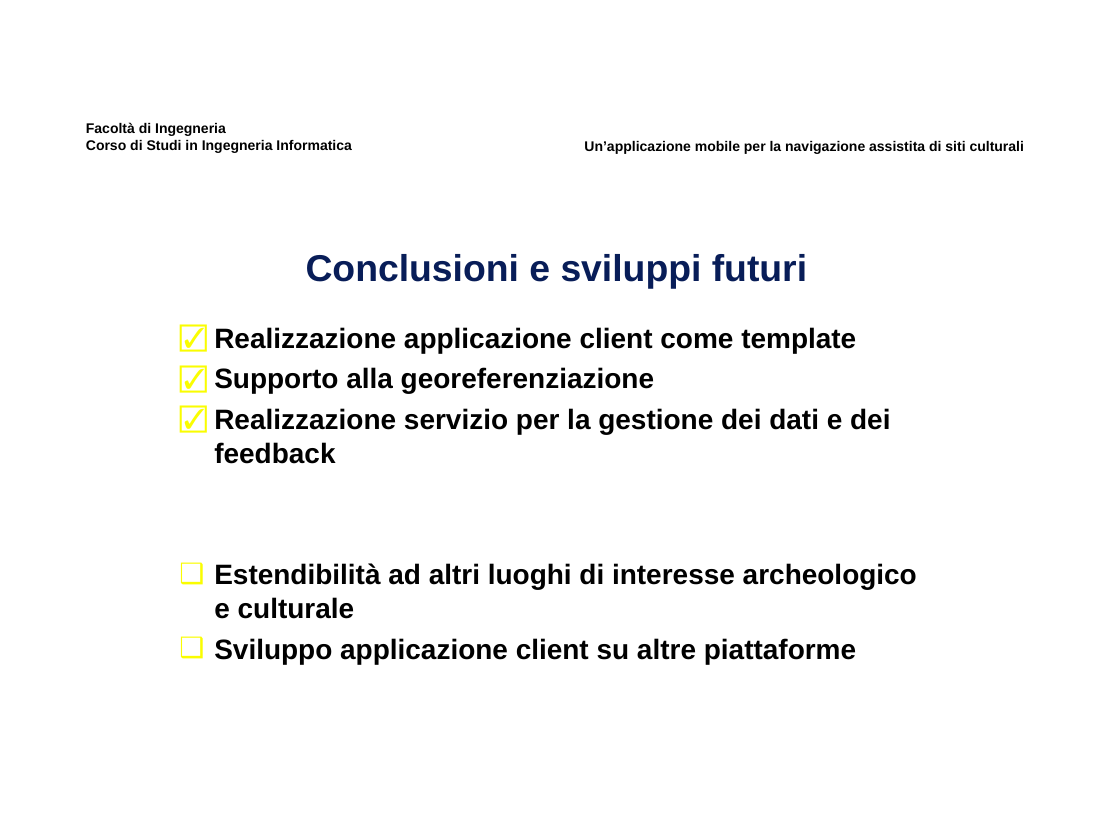
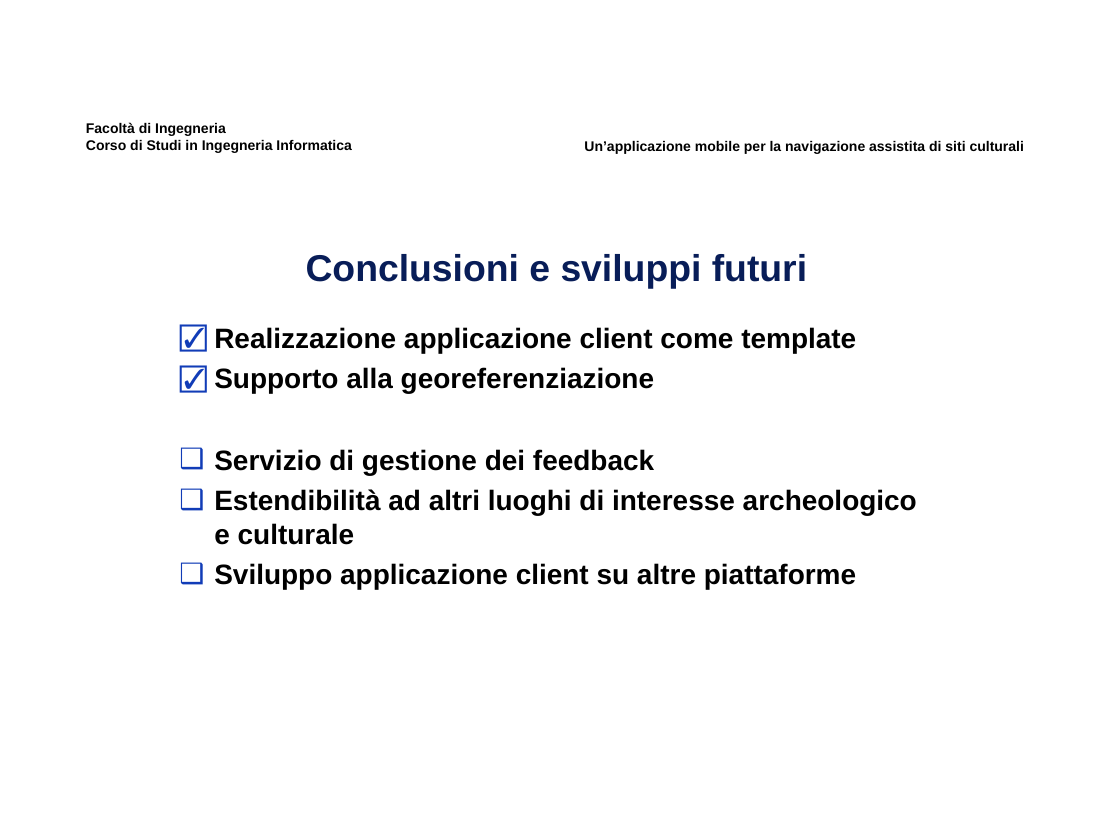
Before and after one commit to alanshearer/newthesis, a slide deck: slide 10 of slides/slidestesi.ppt. Drawn at 1120x840 pixels with LibreOffice and Linux fonts; fonts in the diff are those of the drawing; background and template pictures are left out. Boxes give left, top, right and bottom in pixels: in the first picture for what was removed or moved away, otherwise in the second. Text is boxed around its words. In the diff, an @@ line names an element or a change of style, - is before the commit and + after.

```diff
--- a/slides/slidestesi.ppt
+++ b/slides/slidestesi.ppt
@@ subtitle at (x1=214, y1=327, x2=917, y2=590): bullet colour #FAFD00 to #113CB7 @@
@@ subtitle at (x1=214, y1=449, x2=654, y2=475): text changed @@
-☑ Realizzazione servizio per la gestione dei dati e dei feedback
+❑ Servizio di gestione dei feedback
```
Also in this commit, not shown: 8 other slides changed, 17 other files.
